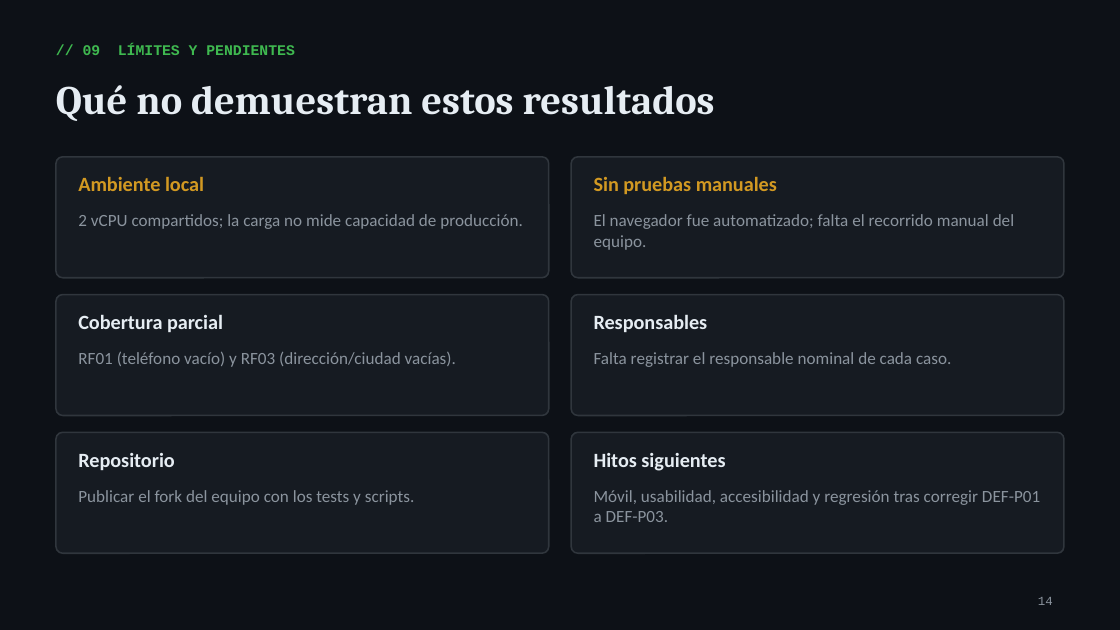
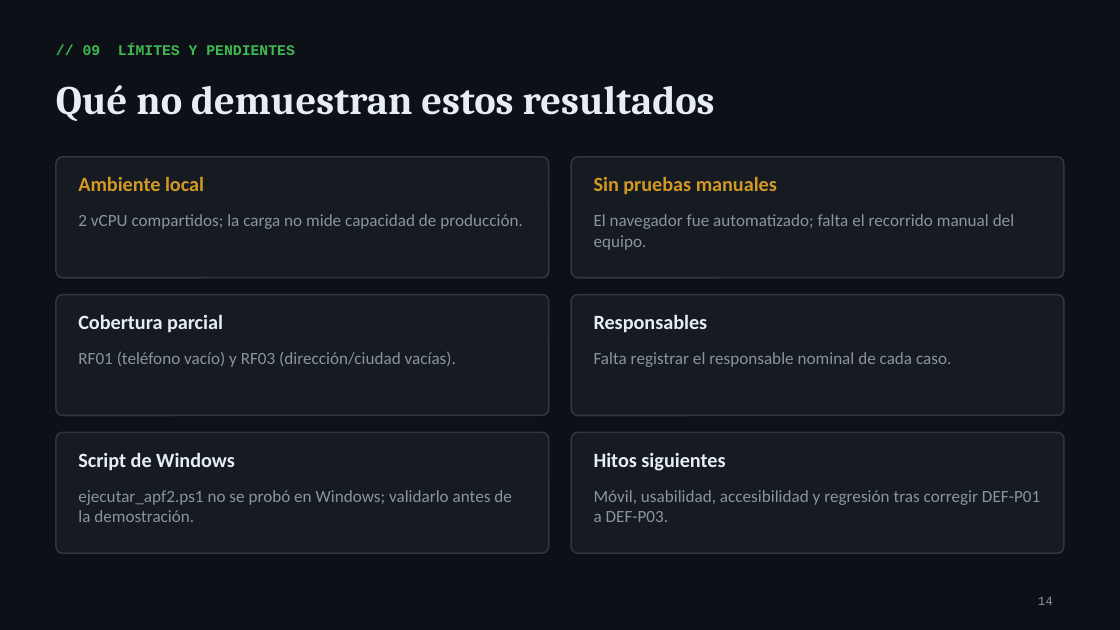
Before and after one commit to Mooneer17/spring-petclinic-apf2, a slide deck: slide 14 of presentacion/10Grupo_Segundo_Avance.pptx. Drawn at 1120x630 pixels with LibreOffice and Linux fonts; fonts in the diff are those of the drawing. Boxes give left, top, right and bottom in pixels: in the first picture for what was removed or moved away, otherwise in the second. Text is boxed around its words. In the diff, an @@ line names an element or a change of style, - is before the commit and + after.

Commit message:
Agrega el enlace del repositorio al informe y la presentación
Actualiza las secciones 8.2 y los anexos A y C del informe (PDF y DOCX),
las diapositivas 4, 14 y 15 de la presentación y PENDIENTES.md.

```diff
--- a/presentacion/10Grupo_Segundo_Avance.pptx
+++ b/presentacion/10Grupo_Segundo_Avance.pptx
@@ text at (78,452,235,470): text changed @@
-Repositorio
+Script de Windows
@@ text at (78,490,511,522): text changed @@
-Publicar el fork del equipo con los tests y scripts.
+ejecutar_apf2.ps1 no se probó en Windows; validarlo antes de la demostración.
```
Also in this commit, not shown: 2 other slides changed, 4 other files.
